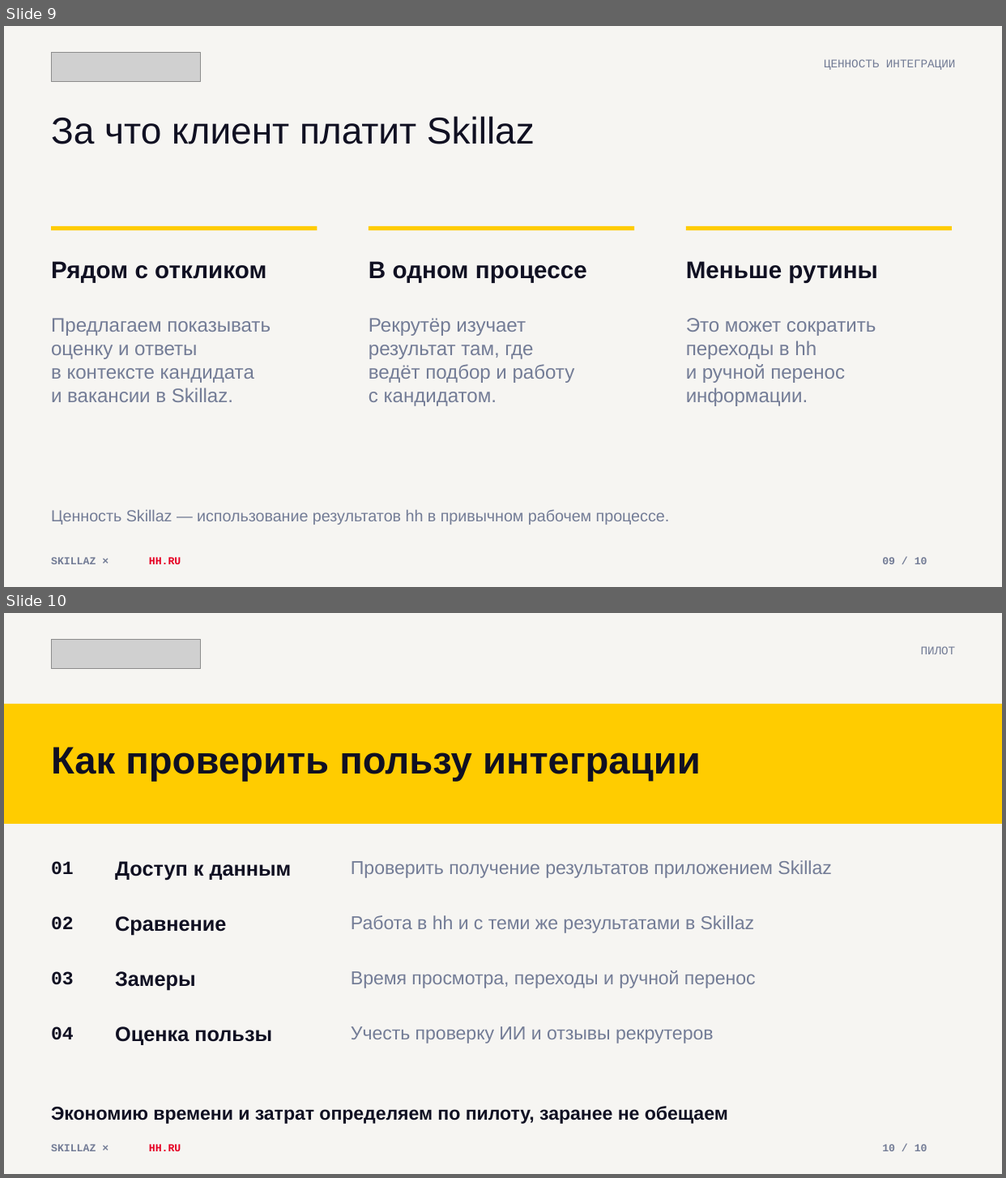
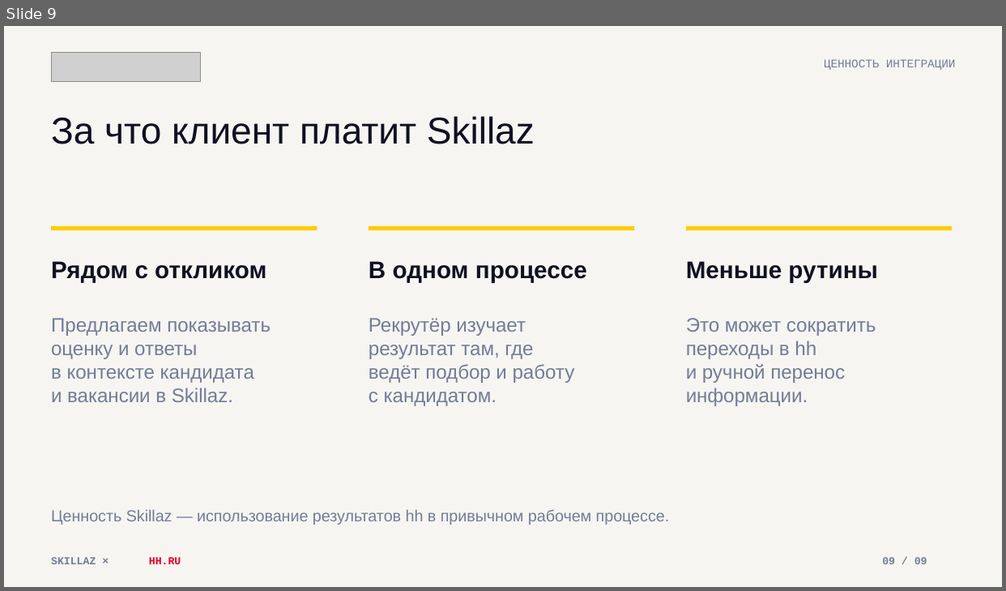
Before and after one commit to nastenakargina17-sudo/skillaz-hh-presentation, a slide deck: Skillaz-hh-Integration.pptx. Shown one above the other, each under a label of ours: slides 9 and 10 before the commit, slide 9 after it. The pictures are 1006x1178 and 1006x591 pixels, drawn with LibreOffice and Linux fonts; fonts in the diff are those of the drawing; grey boxes stand for pictures. Boxes give left, top, right and bottom in pixels: in the first picture for what was removed or moved away, otherwise in the second. Text is boxed around its words. In the diff, an @@ line names an element or a change of style, - is before the commit and + after.

```diff
--- a/Skillaz-hh-Integration.pptx
+++ b/Skillaz-hh-Integration.pptx
@@ slide 10 removed at [4,613,1002,1174], background #F6F5F2 @@
@@ picture removed at [51,639,200,669] @@
@@ text removed at [921,646,956,654] @@
-ПИЛОТ
@@ rectangle removed at [4,704,1002,824] @@
@@ text removed at [51,747,701,781] @@
-Как проверить пользу интеграции
@@ text removed at [51,861,74,875] @@
-01
@@ text removed at [115,861,292,880] @@
-Доступ к данным
@@ text removed at [351,860,831,878] @@
-Проверить получение результатов приложением Skillaz
@@ text removed at [51,916,74,930] @@
-02
@@ text removed at [115,916,226,935] @@
-Сравнение
@@ text removed at [351,915,754,933] @@
-Работа в hh и с теми же результатами в Skillaz
@@ text removed at [51,971,74,985] @@
-03
@@ text removed at [115,971,196,990] @@
-Замеры
@@ text removed at [351,970,756,988] @@
-Время просмотра, переходы и ручной перенос
@@ text removed at [51,1026,74,1040] @@
-04
@@ text removed at [115,1026,272,1045] @@
-Оценка пользы
@@ text removed at [351,1026,714,1043] @@
-Учесть проверку ИИ и отзывы рекрутеров
@@ text removed at [51,1105,728,1123] @@
-Экономию времени и затрат определяем по пилоту, заранее не обещаем
@@ text removed at [51,1144,96,1151] @@
-SKILLAZ ×
@@ text removed at [149,1144,181,1151] @@
-HH.RU
@@ text removed at [882,1144,927,1151] @@
-10 / 10
@@ slide 9 changed as well @@
@@ text at [882,557,927,564]: text changed @@
-09 / 10
+09 / 09
```
Also in this commit, not shown: 8 other slides changed, 1 other file.
